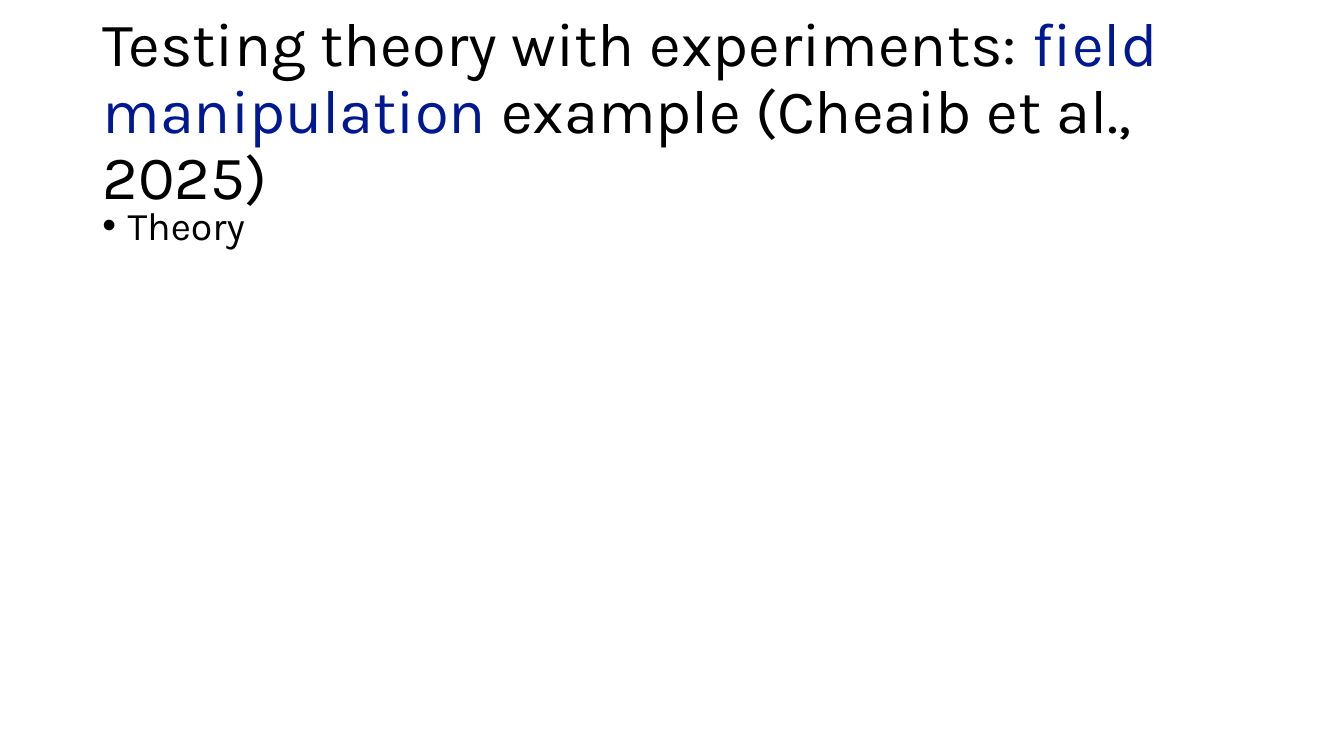
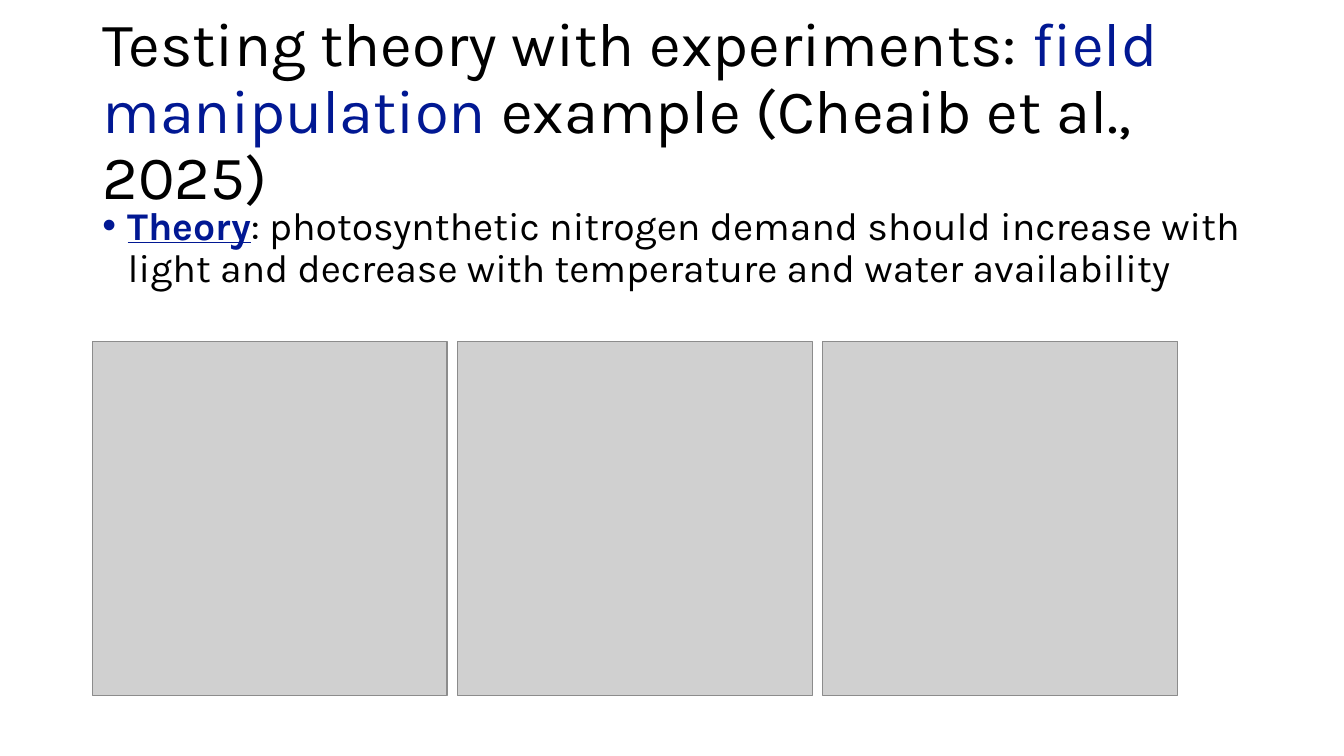
Before and after one commit to SmithEcophysLab/seminar, a slide deck: slide 16 of 2025_lemontree/src/lemontree_mtg_2025_smith.pptx. Drawn at 1344x756 pixels with LibreOffice and Linux fonts; fonts in the diff are those of the drawing; grey boxes stand for pictures. Boxes give left, top, right and bottom in pixels: in the first picture for what was removed or moved away, otherwise in the second. Text is boxed around its words. In the diff, an @@ line names an element or a change of style, - is before the commit and + after.

```diff
--- a/2025_lemontree/src/lemontree_mtg_2025_smith.pptx
+++ b/2025_lemontree/src/lemontree_mtg_2025_smith.pptx
@@ text at box(128, 205, 1239, 292): text changed @@
-• Theory
+• Theory: photosynthetic nitrogen demand should increase with light and decrease with temperature and water availability
@@ picture added at box(93, 341, 448, 696) @@
@@ picture added at box(458, 341, 813, 696) @@
@@ picture added at box(824, 341, 1179, 696) @@
```
Also in this commit, not shown: 9 other slides changed, 2 slides added, 1 slide removed.
